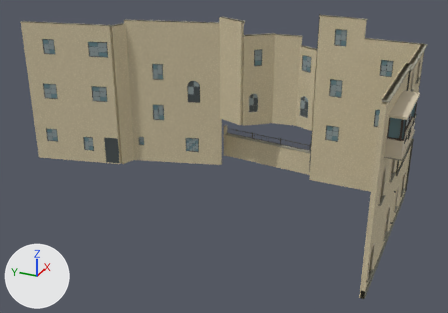
An edit to the glTF model projects/shanghai/assets/models/candidates/xuhui-taiyuan-lane-4-cihui-village/xuhui-taiyuan-lane-4-cihui-village-lod.glb, drawn before and after from the same camera.
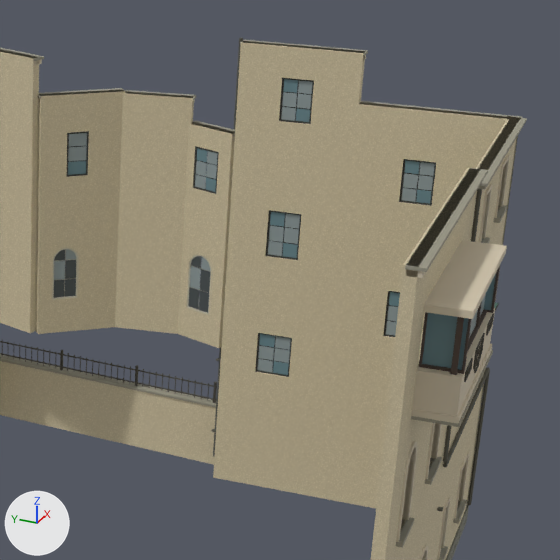
Each version is shown whole from a camera (50 mm lens) standing at (-24.1, -4.2, 20.1) and looking at (9.6, 11.0, 3.3), then close up on the part from 51% to 98% of the width and 0% to 67% of the height. The lights are fixed; the arrows at lower left show +X, +Y and +Z. The first two pictures are the older version. Vertices at exactly the same position are counted once.

The older version as bpy lines, for what is in view:
```python
me_mesh_0 = bpy.data.meshes.new('Mesh_0')
me_mesh_0.from_pydata(...)  # 9565 vertices, 16332 faces; spans x 2.9..16.7, y -0.9..27.1, z 0.0..11.8
me_mesh_0.materials.append(mat_cihui___ochre_stippled_and_raked_render)  # picture img_raked_stucco_png
me_mesh_0.materials.append(mat_cihui___sheltered_ivory_render)  # beige #d3c7af
me_mesh_0.materials.append(mat_cihui___grey_stone_sill)  # grey #989584
me_mesh_0.materials.append(mat_cihui___plinth_bed_joints)  # dark grey #6b6b5e
me_mesh_0.materials.append(mat_cihui___grey_plinth_stone)  # picture img_plinth_stone_png
me_mesh_0.materials.append(mat_cihui___dark_steel_sash)  # dark grey #3a3c36
me_mesh_0.materials.append(mat_cihui___shaded_glass)  # dark grey #4b5253
me_mesh_0.materials.append(mat_cihui___pale_reflected_glass)  # grey #909d9e
me_mesh_0.materials.append(mat_cihui___blue_green_glass)  # cyan #69888f
me_mesh_0.materials.append(mat_cihui___warm_reflected_glass)  # beige #bb9a7a
me_mesh_0.materials.append(mat_cihui___green_glass_rain_hood)  # greyish cyan #719890
me_mesh_0.materials.append(mat_cihui___brown_projecting_bay_frame)  # brown #50433a
me_mesh_0.materials.append(mat_cihui___ornamental_metalwork)  # brown #49453a
me_mesh_0.materials.append(mat_cihui___charcoal_rainwater_pipe)  # dark grey #59584e
me_mesh_0.materials.append(mat_cihui___pale_painted_timber)  # light grey #c6c1ae
ob_慈惠村太原路4弄1_2号临街转角 = bpy.data.objects.new('慈惠村太原路4弄1—2号临街转角', me_mesh_0)
ob_慈惠村太原路4弄1_2号临街转角.location = (0.0, 0.0, 0.0)
```
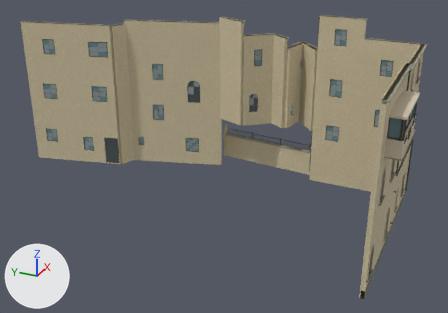
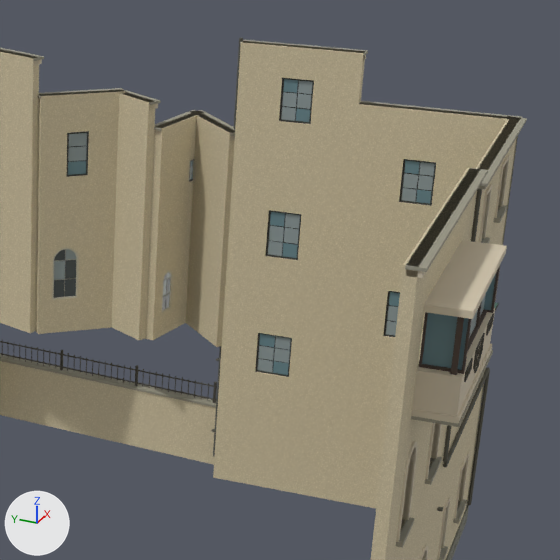
Location of each change, (x1, y1, x2, y2) in pixels of the close-ups (560 x 560 px; the box of a moved part takes in the faces that stretch with it):
part 1 of me_mesh_0, moved or reshaped: before (207, 151, 218, 165); after (150, 104, 158, 109)
part 2 of me_mesh_0, moved or reshaped (not visible afterwards): before (188, 287, 200, 309)
part 3 of me_mesh_0, moved or reshaped: before (193, 146, 219, 194); after (189, 159, 194, 182)
part 4 of me_mesh_0, moved or reshaped (not visible afterwards): before (195, 175, 206, 189)
part 5 of me_mesh_0, moved or reshaped (not visible afterwards): before (196, 161, 207, 176)
part 6 of me_mesh_0, moved or reshaped (not visible afterwards): before (206, 177, 216, 192)
part 7 of me_mesh_0, moved or reshaped (not visible before): after (165, 293, 170, 309)
part 8 of me_mesh_0, moved or reshaped: before (190, 266, 201, 289); after (166, 278, 171, 294)
part 9 of me_mesh_0, moved or reshaped (not visible before): after (162, 295, 166, 310)
part 10 of me_mesh_0, moved or reshaped: before (191, 256, 201, 268); after (164, 274, 167, 280)
part 11 of me_mesh_0, moved or reshaped: before (201, 257, 210, 271); after (167, 272, 171, 279)
part 12 of me_mesh_0, moved or reshaped (not visible before): after (163, 280, 166, 296)
part 13 of me_mesh_0, moved or reshaped: before (196, 148, 207, 162); after (189, 174, 192, 180)
part 14 of me_mesh_0, moved or reshaped: before (206, 163, 217, 179); after (190, 167, 192, 174)
part 15 of me_mesh_0, moved or reshaped (not visible afterwards): before (200, 269, 211, 293)
part 16 of me_mesh_0, moved or reshaped (not visible afterwards): before (199, 291, 209, 313)
part 17 of me_mesh_0, added: after (162, 271, 172, 312)
part 18 of me_mesh_0, deleted: before (187, 255, 211, 315)
part 19 of me_mesh_0, moved or reshaped: before (38, 88, 235, 348); after (121, 90, 235, 346)
part 20 of me_mesh_0, surface changed: (115, 93, 235, 347) in both

Patch to the scene script:
```diff
--- a/projects/shanghai/assets/models/candidates/xuhui-taiyuan-lane-4-cihui-village/xuhui-taiyuan-lane-4-cihui-village-lod.glb.py
+++ b/projects/shanghai/assets/models/candidates/xuhui-taiyuan-lane-4-cihui-village/xuhui-taiyuan-lane-4-cihui-village-lod.glb.py
@@ me_mesh_0 @@
-me_mesh_0.from_pydata(...)  # 9565 vertices, 16332 faces; spans x 2.9..16.7, y -0.9..27.1, z 0.0..11.8
+me_mesh_0.from_pydata(...)  # 9587 vertices, 16368 faces; spans x 2.9..17.1, y -0.9..27.1, z 0.0..11.8
+# me_mesh_0 part 1: the loose piece of 8 vertices spanning x 15.3..15.4, y 7.1..7.5, z 8.6..8.9 is scaled about its middle by (5.48, 3.67, 0.403), then moved by (-0.1, 2.0, 1.3), in mat_cihui___sheltered_ivory_render (beige #d3c7af)
+# me_mesh_0 part 2: the loose piece of 8 vertices spanning x 15.4..15.5, y 7.5..7.8, z 4.6..5.2 is scaled about its middle by (5.41, -0.553, -0.175), then moved by (0.1, 1.0, -0.5), in mat_cihui___grey_stone_sill (grey #989584)
+# me_mesh_0 part 3: the loose piece of 16 vertices spanning x 15.2..15.6, y 7.1..7.8, z 7.9..9.0 is turned 98.5 degrees about the z axis through its middle and scaled by 0.495, then moved by (1.0, 0.8, -0.4)
+# me_mesh_0 part 4: the loose piece of 8 vertices spanning x 15.4..15.5, y 7.5..7.8, z 7.9..8.2 is scaled about its middle by (0.192, -0.0213, -1.59), then moved by (1.0, 0.6, 0.0), in mat_cihui___dark_steel_sash (dark grey #3a3c36)
+# me_mesh_0 part 5: the loose piece of 8 vertices spanning x 15.4..15.5, y 7.5..7.8, z 8.2..8.6 is scaled about its middle by (1.01, -0.103, -0.0851), then moved by (1.1, 0.6, -0.3), in mat_cihui___dark_steel_sash (dark grey #3a3c36)
+# me_mesh_0 part 6: the loose piece of 8 vertices spanning x 15.3..15.4, y 7.1..7.5, z 7.9..8.2 is scaled about its middle by (1.01, -0.103, -0.0935), then moved by (1.1, 0.9, -0.1), in mat_cihui___dark_steel_sash (dark grey #3a3c36)
+# me_mesh_0 part 7: the loose piece of 8 vertices spanning x 15.4..15.6, y 7.5..7.8, z 5.2 is scaled about its middle by (1.23, -0.139, -13.2), then moved by (0.1, 0.8, -0.5), in mat_cihui___shaded_glass (dark grey #4b5253)
+# me_mesh_0 part 8: the loose piece of 8 vertices spanning x 15.4..15.5, y 7.5..7.8, z 5.2..5.8 is scaled about its middle by (1.36, -0.137, -0.73), then moved by (0.1, 0.8, -0.4), in mat_cihui___shaded_glass (dark grey #4b5253)
+# me_mesh_0 part 9: the loose piece of 8 vertices spanning x 15.3..15.9, y 6.9..7.9, z 4.5..4.6 is scaled about its middle by (0.356, -0.046, -4.08), then moved by (-0.2, 1.1, 0.1), in mat_cihui___shaded_glass (dark grey #4b5253)
+# me_mesh_0 part 10: the loose piece of 16 vertices spanning x 15.4..15.5, y 7.5..7.8, z 5.8..6.1 is scaled about its middle by (-1.34, 0.135, 0.536), then moved by (-0.1, 0.8, -0.5)
+# me_mesh_0 part 11: the loose piece of 16 vertices spanning x 15.3..15.4, y 7.1..7.5, z 5.8..6.1 is scaled about its middle by (-1.34, 0.135, 0.536), then moved by (0.2, 1.1, -0.5)
+# me_mesh_0 part 12: the loose piece of 8 vertices spanning x 15.3..15.4, y 7.1..7.4, z 5.2 is scaled about its middle by (1.23, -0.139, -14.2), then moved by (0.0, 1.2, -0.1), in mat_cihui___pale_reflected_glass (grey #909d9e)
+# me_mesh_0 part 13: the loose piece of 8 vertices spanning x 15.4..15.5, y 7.5..7.8, z 8.6..8.9 is scaled about its middle by (0.00392, -0.00111, 0), then moved by (0.9, 0.6, -0.9), in mat_cihui___pale_reflected_glass (grey #909d9e)
+# me_mesh_0 part 14: the loose piece of 8 vertices spanning x 15.3..15.4, y 7.1..7.5, z 8.2..8.6 is scaled about its middle by (1, -0.101, -0.498), then moved by (1.1, 0.9, -0.4)
+# me_mesh_0 part 15: the loose piece of 8 vertices spanning x 15.3..15.4, y 7.1..7.5, z 5.2..5.8 is scaled about its middle by (1, -0.101, -0.246), then moved by (1.1, 0.9, 2.8), in mat_cihui___blue_green_glass (cyan #69888f)
+# me_mesh_0 part 16: the loose piece of 8 vertices spanning x 15.3..15.4, y 7.1..7.5, z 4.6..5.2 is scaled about its middle by (-1.35, 0.133, 0.0543), then moved by (0.3, 1.1, 0.0), in mat_cihui___pale_painted_timber (light grey #c6c1ae)
+# me_mesh_0 part 17: a new loose piece of 60 vertices spanning x 15.2..15.7, y 8.3..8.6, z 4.4..5.5, in mat_cihui___pale_painted_timber (light grey #c6c1ae)
+# me_mesh_0 part 18: the loose piece of 60 vertices spanning x 15.2..15.6, y 7.1..7.8, z 4.6..6.2 is deleted
+# me_mesh_0 part 19: 17 vertices moved from x 14.4..15.9, y 6.6..11.2, z 3.8..10.2 to x 14.4..16.8, y 6.6..11.2, z 3.8..10.2; 128 vertices removed from x 15.1..16.0, y 6.6..9.9, z 3.8..10.2; 102 vertices added at x 14.7..17.1, y 6.6..10.0, z 3.8..10.2
+# me_mesh_0 part 20: 9 kept faces spanning x 14.7..15.6, y 6.7..10.0, z 3.8..10.2 get new texture (UV) coordinates
+# other edits to the shape of me_mesh_0 do not show in these pictures
 me_mesh_0.materials.append(mat_cihui___ochre_stippled_and_raked_render)
```
